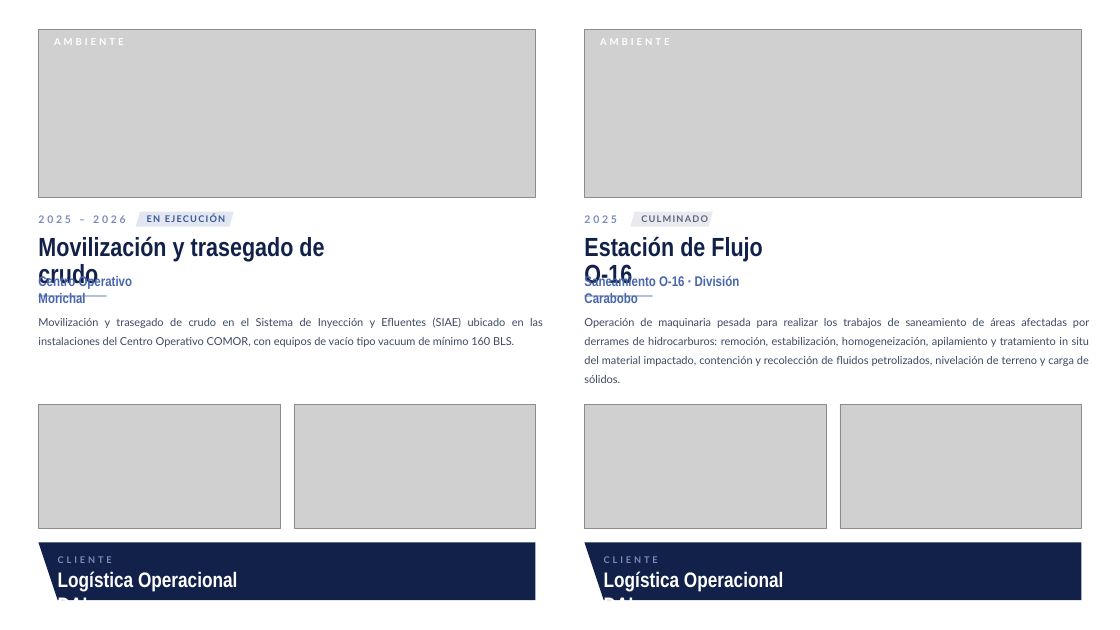
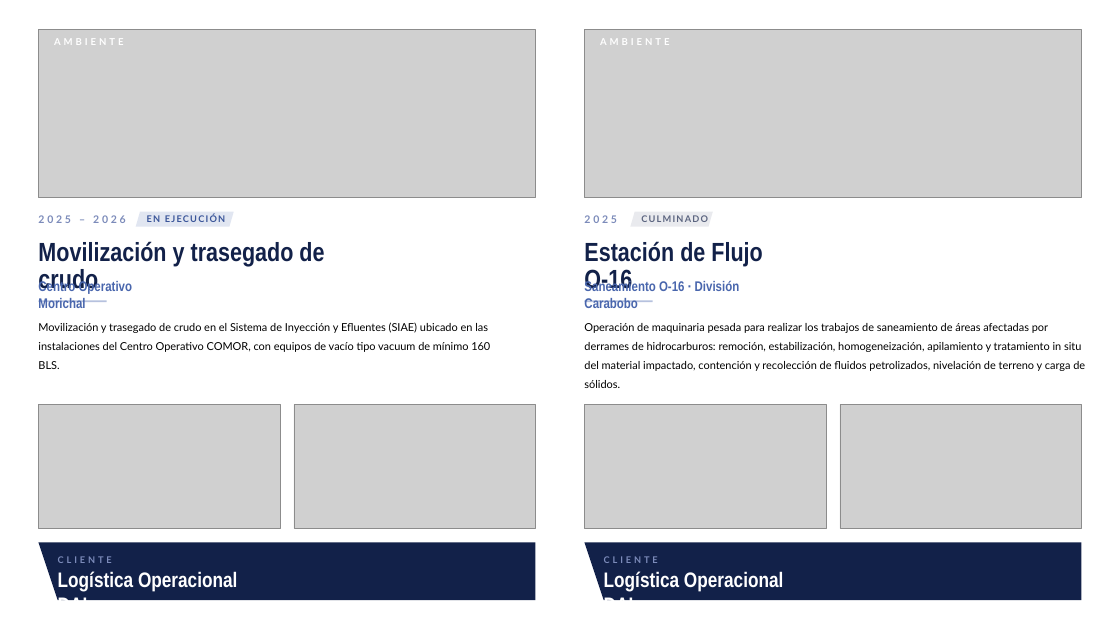
Before and after one commit to xavier-ramirez/brochure, a slide deck: slide 12 of Brochure_Vidalsa27.pptx (slide 11 before the commit). Drawn at 1120x630 pixels with LibreOffice and Linux fonts; fonts in the diff are those of the drawing; grey boxes stand for pictures; background and template pictures are left out. Boxes give left, top, right and bottom in pixels: in the first picture for what was removed or moved away, otherwise in the second. Text is boxed around its words. In the diff, an @@ line names an element or a change of style, - is before the commit and + after.

```diff
--- a/Brochure_Vidalsa27.pptx
+++ b/Brochure_Vidalsa27.pptx
@@ text "Movilización y trasegado de crudo ..." at box(38, 322, 490, 352): text colour #3E4A63 to #000000; alignment justified to left @@
@@ text "Operación de maquinaria pesada para ..." at box(584, 323, 1085, 388): text colour #3E4A63 to #000000; alignment justified to left @@
@@ 4 texts, 2 rectangles: place and size @@
-4 texts, 2 rectangles at box(38, 236, 762, 303)
+4 texts, 2 rectangles at box(38, 241, 762, 308)
```
Also in this commit, not shown: 14 other slides changed, 4 slides added, 3 slides removed, 6 other files.
